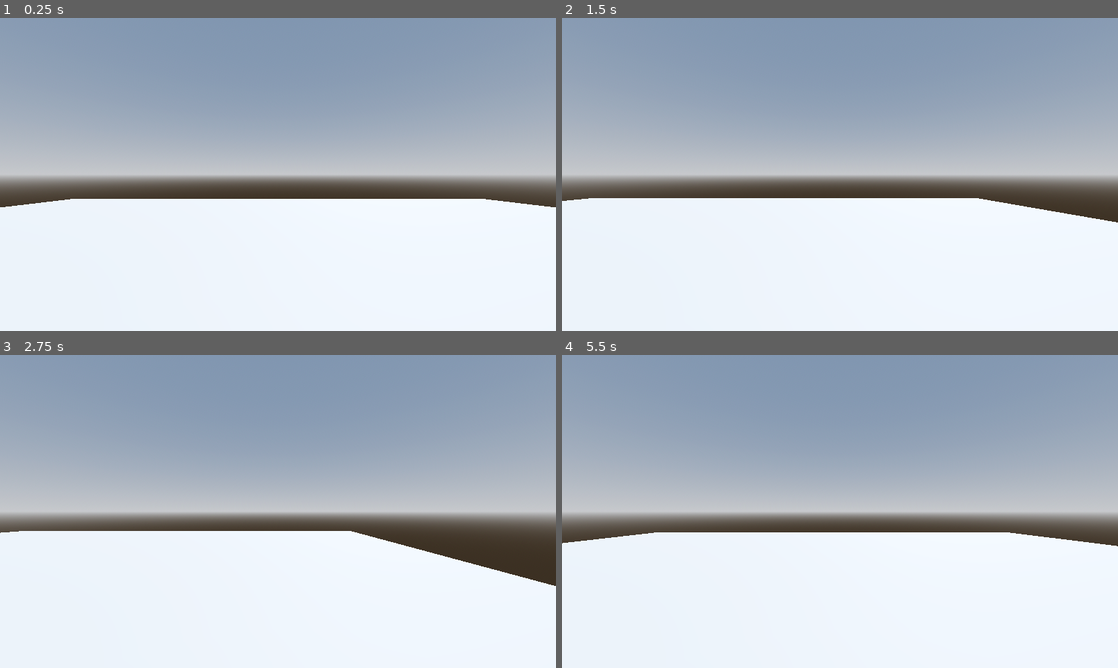
Above: before the commit, frames 1-4 (two rows, left to right).
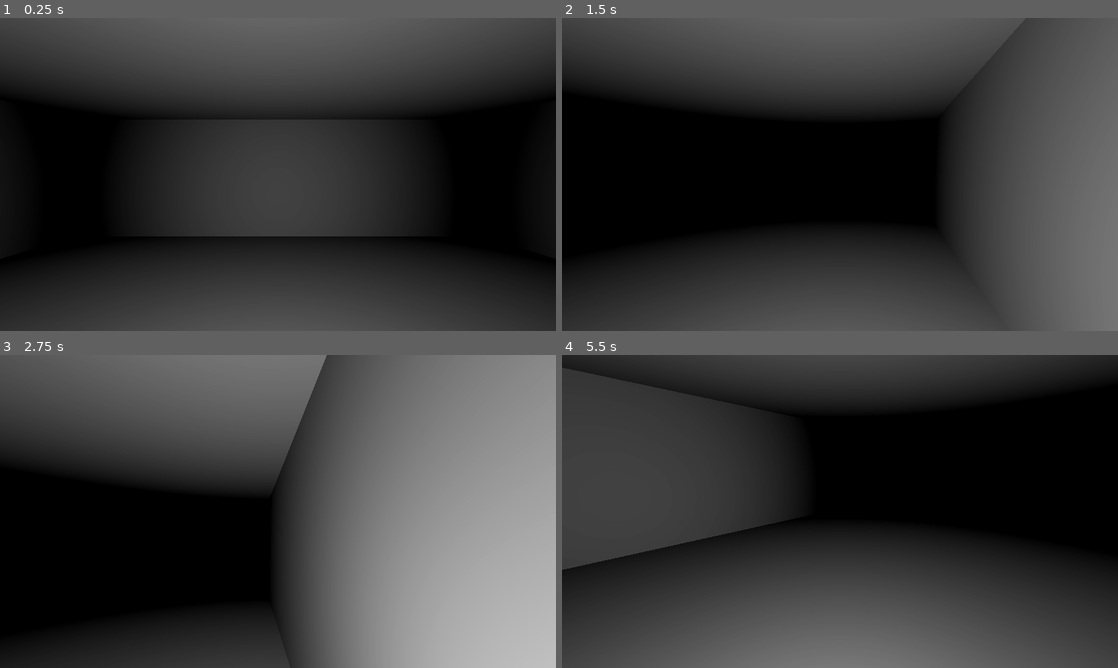
Above: after the commit, the same moments.

Repository: fazilhus/my_horror
Game: Godot game, scene res://scenes/world.tscn
Same seed, same stepped clock (60 frames per second), same inputs: the game is played once before the commit and once after it.
Inputs (mouse positions are in pixels of both pictures, inside the frame that each line leads up to):
- Up to frame 1 (0.25 s): no input
- Up to frame 2 (1.5 s): tap Enter at 0.5 s; move the mouse to (962, 158) at 0.52 s; hold Right (right_strafe) 0.53-1.28 s; hold Shift (sprint) 0.53-1.28 s; click (962, 158) at 0.67 s; tap Space (jump) at 0.77 s; move the mouse to (728, 190) at 1.27 s; hold Down (backward) from 1.28 s (still down); tap Shift (sprint) at 1.35 s; click (728, 190) at 1.42 s
- Up to frame 3 (2.75 s): tap Space (jump) at 1.52 s; move the mouse to (333, 442) at 2.02 s; release Down (backward) at 2.03 s; hold Right (right_strafe) from 2.03 s (still down); hold Shift (sprint) from 2.03 s (still down); click (333, 442) at 2.17 s
- Up to frame 4 (5.5 s): move the mouse to (812, 574) at 2.77 s; release Right (right_strafe) at 2.78 s; release Shift (sprint) at 2.78 s; hold Up (forward) 2.78-3.53 s; tap Shift (sprint) at 2.85, 4.35 s; click (812, 574) at 2.92 s; tap Space (jump) at 3.02, 3.77, 4.52 s; move the mouse to (1006, 558) at 3.52 s; hold Shift (sprint) 3.53-4.28 s; hold Left (left_strafe) 3.53-5.03 s; click (1006, 558) at 3.67 s; tap Escape (ui_cancel) at 4.15 s; move the mouse to (673, 464) at 4.27 s; click (673, 464) at 4.42 s; move the mouse to (867, 511) at 5.02 s; hold Down (backward) from 5.03 s (still down); hold Shift (sprint) from 5.03 s (still down); click (867, 511) at 5.17 s

The runs differ from the first frame. In frame 1, 99% of the frame differs, in the area x 0-100%, y 0-100%; in frame 2, 99%; in frame 3, 99%; in frame 4, 99%.

Commit message:
added light source (future lantern or candle perhaps)
modified main level

Diff:
--- a/scenes/ground.tscn
+++ b/scenes/ground.tscn
@@ -1,17 +1,72 @@
-[gd_scene load_steps=3 format=3 uid="uid://jsjqhk3xdt2p"]
+[gd_scene load_steps=5 format=3 uid="uid://jsjqhk3xdt2p"]
 
-[sub_resource type="PlaneMesh" id="PlaneMesh_tpnl5"]
-size = Vector2(25, 25)
+[sub_resource type="BoxShape3D" id="BoxShape3D_oi6nw"]
+size = Vector3(10, 0.2, 10)
 
-[sub_resource type="ConcavePolygonShape3D" id="ConcavePolygonShape3D_63q4e"]
-data = PackedVector3Array(12.5, 0, 12.5, -12.5, 0, 12.5, 12.5, 0, -12.5, -12.5, 0, 12.5, -12.5, 0, -12.5, 12.5, 0, -12.5)
+[sub_resource type="BoxMesh" id="BoxMesh_k5yhh"]
+size = Vector3(10, 0.2, 10)
+
+[sub_resource type="BoxShape3D" id="BoxShape3D_w38fl"]
+size = Vector3(10, 0.2, 3.5)
+
+[sub_resource type="BoxMesh" id="BoxMesh_yx1kq"]
+size = Vector3(10, 0.2, 3.5)
 
 [node name="Ground" type="Node3D"]
 
-[node name="MeshInstance3D" type="MeshInstance3D" parent="."]
-mesh = SubResource("PlaneMesh_tpnl5")
+[node name="StaticBody3D" type="StaticBody3D" parent="."]
 
-[node name="StaticBody3D" type="StaticBody3D" parent="MeshInstance3D"]
+[node name="CollisionShape3D" type="CollisionShape3D" parent="StaticBody3D"]
+shape = SubResource("BoxShape3D_oi6nw")
 
-[node name="CollisionShape3D" type="CollisionShape3D" parent="MeshInstance3D/StaticBody3D"]
-shape = SubResource("ConcavePolygonShape3D_63q4e")
+[node name="MeshInstance3D" type="MeshInstance3D" parent="StaticBody3D"]
+mesh = SubResource("BoxMesh_k5yhh")
+
+[node name="StaticBody3D6" type="StaticBody3D" parent="."]
+transform = Transform3D(1, 0, 0, 0, 1, 0, 0, 0, 1, 0, 3, 0)
+
+[node name="CollisionShape3D" type="CollisionShape3D" parent="StaticBody3D6"]
+shape = SubResource("BoxShape3D_oi6nw")
+
+[node name="MeshInstance3D" type="MeshInstance3D" parent="StaticBody3D6"]
+mesh = SubResource("BoxMesh_k5yhh")
+
+[node name="StaticBody3D2" type="StaticBody3D" parent="."]
+transform = Transform3D(1, 0, 0, 0, -4.37114e-08, -1, 0, 1, -4.37114e-08, 0, 1.36703, 5)
+
+[node name="CollisionShape3D" type="CollisionShape3D" parent="StaticBody3D2"]
+transform = Transform3D(1, 0, 0, 0, 1, -1.42109e-14, 0, 1.42109e-14, 1, 0, 0, 0)
+shape = SubResource("BoxShape3D_w38fl")
+
+[node name="MeshInstance3D" type="MeshInstance3D" parent="StaticBody3D2"]
+mesh = SubResource("BoxMesh_yx1kq")
+
+[node name="StaticBody3D3" type="StaticBody3D" parent="."]
+transform = Transform3D(1, 0, 0, 0, -4.37114e-08, -1, 0, 1, -4.37114e-08, 0, 1.36703, -5)
+
+[node name="MeshInstance3D" type="MeshInstance3D" parent="StaticBody3D3"]
+mesh = SubResource("BoxMesh_yx1kq")
+
+[node name="CollisionShape3D" type="CollisionShape3D" parent="StaticBody3D3"]
+transform = Transform3D(1, 0, 0, 0, 1, -1.42109e-14, 0, 1.42109e-14, 1, 0, 0, 0)
+shape = SubResource("BoxShape3D_w38fl")
+
+[node name="StaticBody3D4" type="StaticBody3D" parent="."]
+transform = Transform3D(5.96046e-08, 1, -4.37114e-08, -3.55271e-15, -4.37114e-08, -1, -1, 8.9407e-08, -7.10543e-15, 5, 1.36703, 0)
+
+[node name="MeshInstance3D" type="MeshInstance3D" parent="StaticBody3D4"]
+mesh = SubResource("BoxMesh_yx1kq")
+
+[node name="CollisionShape3D" type="CollisionShape3D" parent="StaticBody3D4"]
+transform = Transform3D(1, 0, 0, 0, 1, -1.42109e-14, 0, 1.42109e-14, 1, 0, 0, 0)
+shape = SubResource("BoxShape3D_w38fl")
+
+[node name="StaticBody3D5" type="StaticBody3D" parent="."]
+transform = Transform3D(0, -1, 4.37114e-08, -3.7907e-15, -4.37114e-08, -1, 1, -5.96046e-08, 8.88178e-15, -5, 1.36703, 0)
+
+[node name="MeshInstance3D" type="MeshInstance3D" parent="StaticBody3D5"]
+mesh = SubResource("BoxMesh_yx1kq")
+
+[node name="CollisionShape3D" type="CollisionShape3D" parent="StaticBody3D5"]
+transform = Transform3D(1, 0, -8.47033e-22, 0, 1, -1.06581e-14, 4.23516e-22, 1.77636e-14, 1, 0, 0, 0)
+shape = SubResource("BoxShape3D_w38fl")
--- a/scenes/player.tscn
+++ b/scenes/player.tscn
@@ -22,3 +22,8 @@
 transform = Transform3D(1, 0, 0, 0, 1, 0, 0, 0, 1, 0, 0.509422, 0)
 
 [node name="Camera3D" type="Camera3D" parent="CharacterBody3D/Pivot"]
+
+[node name="Hand" type="Node3D" parent="CharacterBody3D"]
+
+[node name="OmniLight3D" type="OmniLight3D" parent="CharacterBody3D/Hand"]
+omni_range = 7.0
--- a/scenes/world.tscn
+++ b/scenes/world.tscn
@@ -12,6 +12,7 @@
 
 [sub_resource type="Environment" id="Environment_xd233"]
 background_mode = 2
+background_energy_multiplier = 0.0
 sky = SubResource("Sky_22ob6")
 tonemap_mode = 2
 glow_enabled = true
@@ -21,11 +22,7 @@
 [node name="WorldEnvironment" type="WorldEnvironment" parent="."]
 environment = SubResource("Environment_xd233")
 
-[node name="DirectionalLight3D" type="DirectionalLight3D" parent="."]
-transform = Transform3D(-0.866025, -0.433013, 0.25, 0, 0.5, 0.866025, -0.5, 0.75, -0.433013, 0, 0, 0)
-shadow_enabled = true
-
 [node name="Ground" parent="." instance=ExtResource("1_5fjap")]
 
 [node name="Player" parent="." instance=ExtResource("1_i250c")]
-transform = Transform3D(1, 0, 0, 0, 1, 0, 0, 0, 1, 0, 1.30134, 0)
+transform = Transform3D(1, 0, 0, 0, 1, 0, 0, 0, 1, 0, 1.10554, 0)
--- a/scripts/CharacterBody3D.gd
+++ b/scripts/CharacterBody3D.gd
@@ -1,13 +1,21 @@
 extends CharacterBody3D
 
 
-const SPEED = 4.0
-const SPRINT_MUL = 1.2
-const JUMP_VELOCITY = 3.5
+@export var SPEED = 4.0
+@export var SPRINT_MUL = 1.25
+@export var JUMP_VELOCITY = 3.5
+@export var MOUSE_SENS = 0.001
 
 # Get the gravity from the project settings to be synced with RigidBody nodes.
 var gravity = ProjectSettings.get_setting("physics/3d/default_gravity")
 
+@onready var neck_pivot := $Pivot
+@onready var camera := $Pivot/Camera3D
+
+var camera_anglev := 0
+
+func _init():
+	Input.set_mouse_mode(Input.MOUSE_MODE_CAPTURED)
 
 func _physics_process(delta):
 	# Add the gravity.
@@ -20,8 +28,8 @@
 
 	# Get the input direction and handle the movement/deceleration.
 	# As good practice, you should replace UI actions with custom gameplay actions.
-	var input_dir = Input.get_vector("left_strafe", "right_strafe", "forward", "backward")
-	var direction = (transform.basis * Vector3(input_dir.x, 0, input_dir.y)).normalized()
+	var input_dir := Input.get_vector("left_strafe", "right_strafe", "forward", "backward")
+	var direction = (neck_pivot.transform.basis * Vector3(input_dir.x, 0, input_dir.y)).normalized()
 	var cspeed = SPEED
 	if direction:
 		if Input.is_action_pressed("sprint"):
@@ -33,3 +41,16 @@
 		velocity.z = move_toward(velocity.z, 0, cspeed)
 
 	move_and_slide()
+
+
+func _unhandled_input(event):
+	if event is InputEventMouseButton:
+		Input.set_mouse_mode(Input.MOUSE_MODE_CAPTURED)
+	elif event.is_action_pressed("ui_cancel"):
+		Input.set_mouse_mode(Input.MOUSE_MODE_VISIBLE)
+
+	if Input.get_mouse_mode() == Input.MOUSE_MODE_CAPTURED:
+		if event is InputEventMouseMotion:
+			neck_pivot.rotate_y(-event.relative.x * MOUSE_SENS)
+			camera.rotate_x(-event.relative.y * MOUSE_SENS)
+			camera.rotation.x = clamp(camera.rotation.x, deg_to_rad(-60), deg_to_rad(70))
